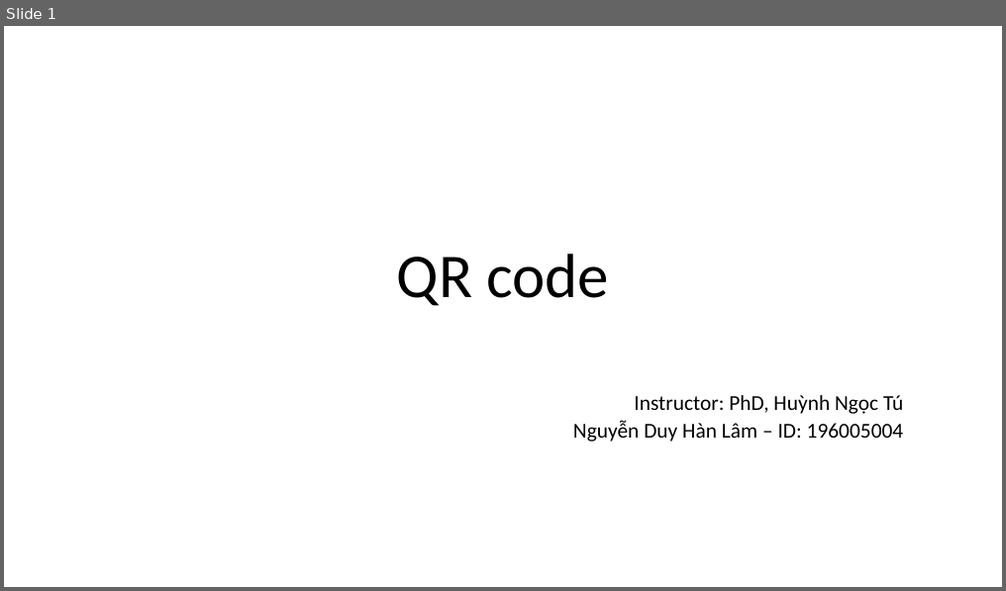
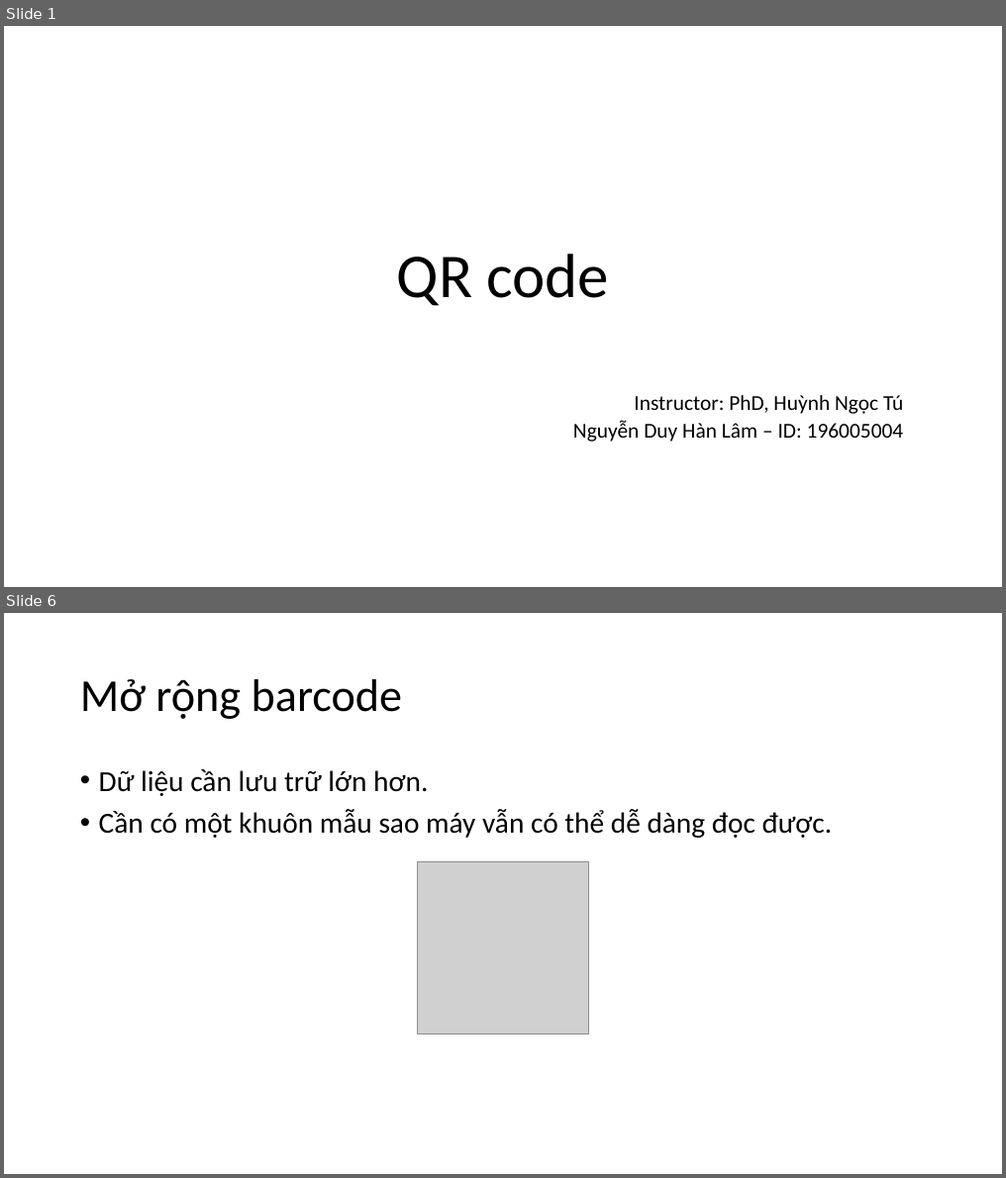
Before and after one commit to nguyenduyhanlam/Information_Security, a slide deck: QR code.pptx. Shown one above the other, each under a label of ours: slide 1 before the commit, slides 1 and 6 after it; the slides between them are not shown. The pictures are 1006x591 and 1006x1178 pixels, drawn with LibreOffice and Linux fonts; fonts in the diff are those of the drawing; grey boxes stand for pictures. Boxes give left, top, right and bottom in pixels: in the first picture for what was removed or moved away, otherwise in the second. Text is boxed around its words. In the diff, an @@ line names an element or a change of style, - is before the commit and + after.

```diff
--- a/QR code.pptx
+++ b/QR code.pptx
@@ slide 6 added at (4, 613, 1002, 1174), background #FFFFFF @@
@@ title added at (80, 679, 403, 719), 44 pt, text #000000 @@
+Mở rộng barcode
@@ text added at (99, 769, 833, 838), 28 pt, text #000000 @@
+• Dữ liệu cần lưu trữ lớn hơn.
+• Cần có một khuôn mẫu sao máy vẫn có thể dễ dàng đọc được.
@@ picture added at (417, 862, 589, 1034) @@
```
Also in this commit, not shown: 21 other slides added.
